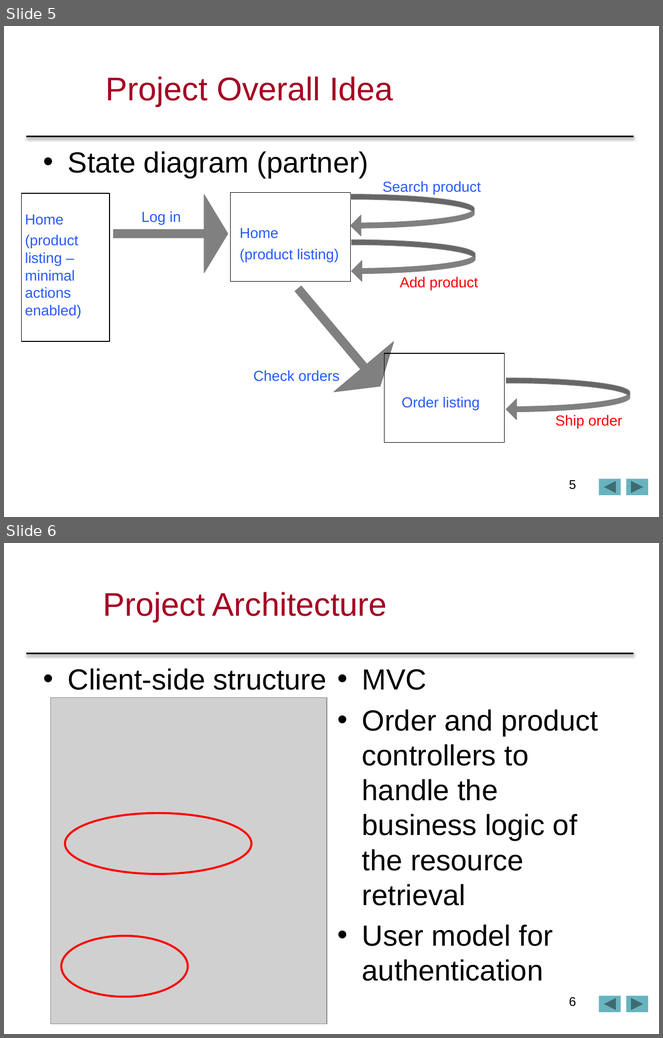
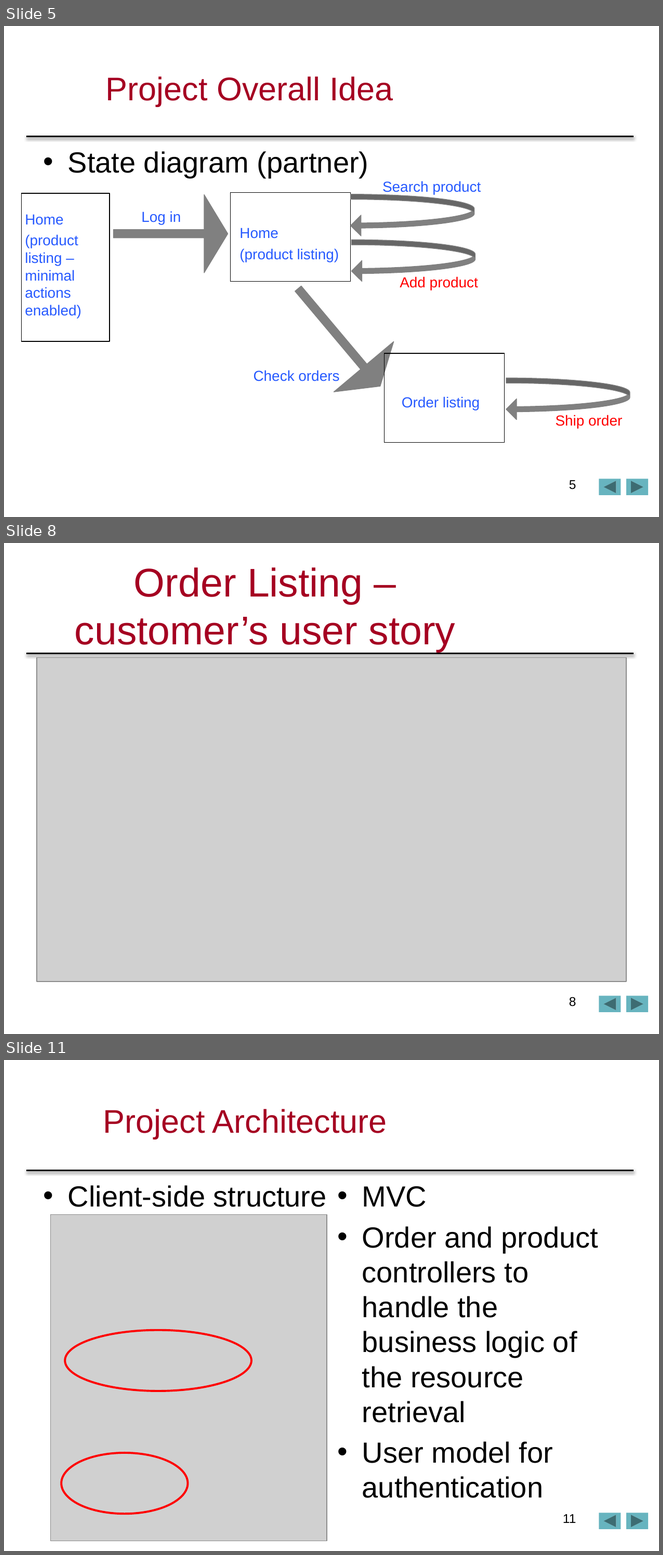
Before and after one commit to sonialin/comp433p2p3, a slide deck: comp433p2p3/COMP433FinalPPT.pptx. Shown one above the other, each under a label of ours: slides 5 and 6 before the commit, slides 5, 8 and 11 after it; the slides between them are not shown. The pictures are 663x1038 and 663x1555 pixels, drawn with LibreOffice and Linux fonts; fonts in the diff are those of the drawing; grey boxes stand for pictures; background and template pictures are left out. Boxes give left, top, right and bottom in pixels: in the first picture for what was removed or moved away, otherwise in the second. Text is boxed around its words. In the diff, an @@ line names an element or a change of style, - is before the commit and + after.

```diff
--- a/comp433p2p3/COMP433FinalPPT.pptx
+++ b/comp433p2p3/COMP433FinalPPT.pptx
@@ slide 8 added at (4,543,659,1034), background #FFFFFF; not listed: 3 template elements that a slide beside it also shows @@
@@ title added at (75,567,456,652), 44 pt, text #A50021 @@
+Order Listing – customer’s user story
@@ picture added at (37,657,626,982) @@
@@ page number added at (569,997,577,1007), 14 pt, text #000000 @@
+8
@@ what was slide 6 is now slide 11 @@
@@ page number at (563,1514,576,1523): text changed @@
-6
+11
```
Also in this commit, not shown: 4 other slides added.
